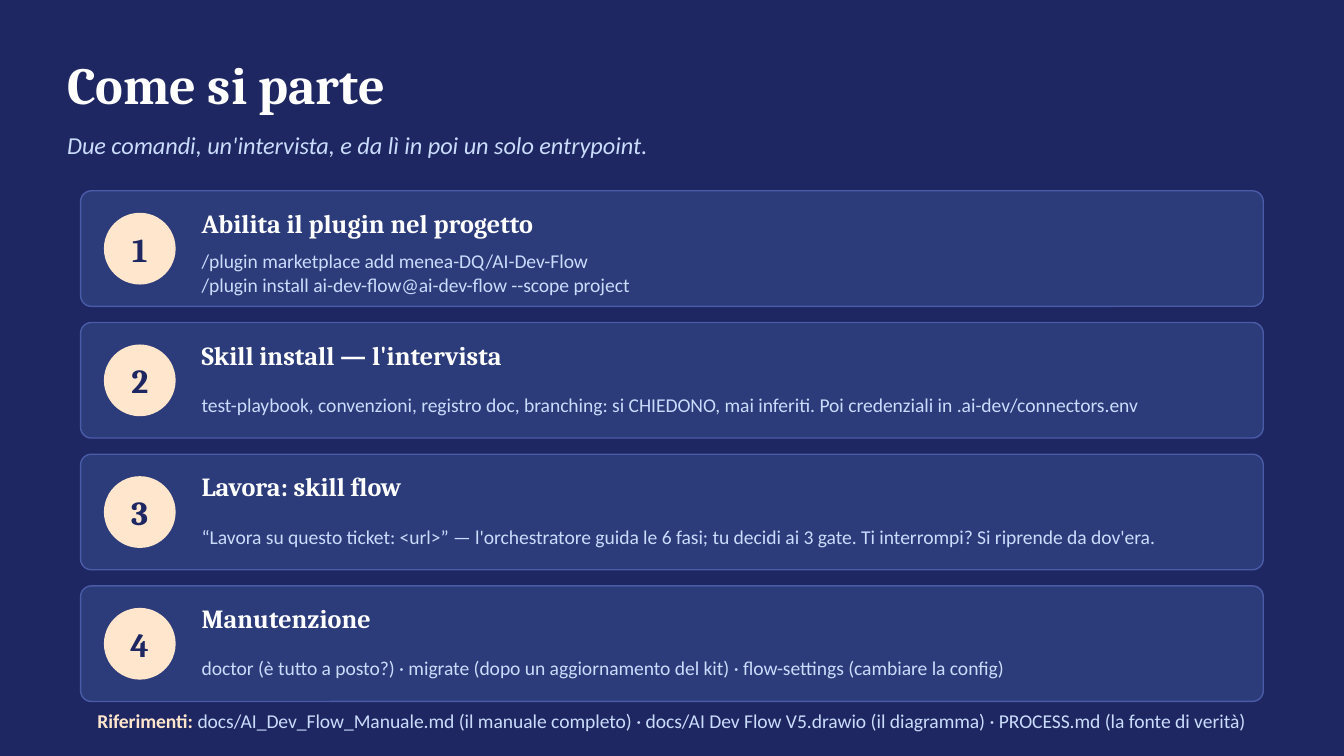
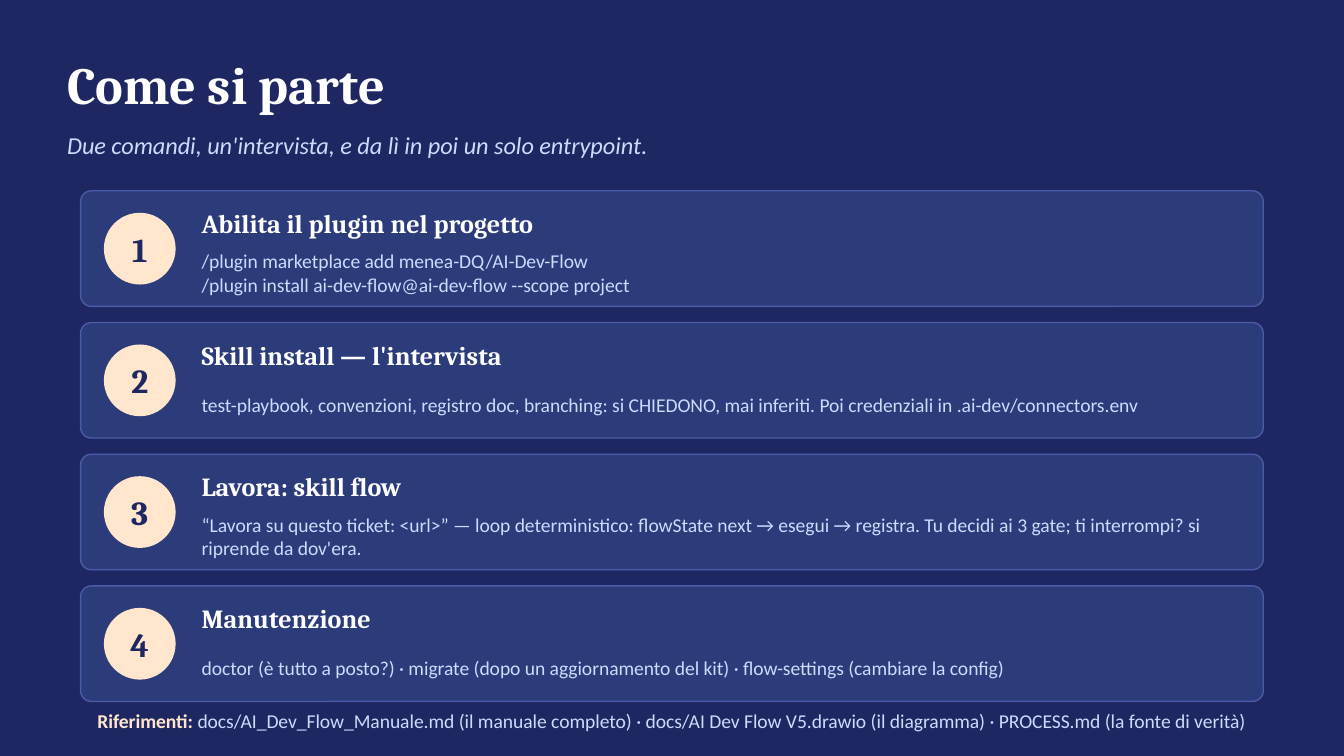
Before and after one commit to menea-DQ/AI-Dev-Flow, a slide deck: slide 13 of docs/AI_Dev_Flow_Presentazione_Team.pptx. Drawn at 1344x756 pixels with LibreOffice and Linux fonts; fonts in the diff are those of the drawing. Boxes give left, top, right and bottom in pixels: in the first picture for what was removed or moved away, otherwise in the second. Text is boxed around its words. In the diff, an @@ line names an element or a change of style, - is before the commit and + after.

Commit message:
0.0.8: sequencer deterministico + abbandono governato (anti-SPOF cognitivo)
- flowState.mjs next: il prossimo passo è funzione dei fatti registrati, non del
  giudizio dell'LLM (prima condizione non soddisfatta = prossimo passo, con azione e
  comando di registrazione). La skill flow diventa un loop next->esegui->registra:
  la DIREZIONE del flusso è codice, l'enforcement resta agli hook (choreography),
  all'orchestratore restano solo lavoro cognitivo e dialogo ai gate.
- Nuovo fatto record-tests-authored (il sequencer ne ha bisogno).
- flowState.mjs abort --reason: abbandono governato con compensazioni (branch da
  eliminare, ticket da annotare, snapshot da ripulire); fase 'aborted' ignorata dagli hook.
- Docs allineate: PROCESS.md (sequencer + abbandono), manuale (razionale SAGA/SPOF in
  3.1, limiti, Appendice), gap analysis (GAP-17 chiuso), README, hooks/README,
  drawio V5, presentazione .pptx. Bump a 0.0.8 (nessuna migrazione: aggiunte additive).

```diff
--- a/docs/AI_Dev_Flow_Presentazione_Team.pptx
+++ b/docs/AI_Dev_Flow_Presentazione_Team.pptx
@@ text at (202, 518, 1200, 558): text changed @@
-“Lavora su questo ticket: <url>” — l'orchestratore guida le 6 fasi; tu decidi ai 3 gate. Ti interrompi? Si riprende da dov'era.
+“Lavora su questo ticket: <url>” — loop deterministico: flowState next → esegui → registra. Tu decidi ai 3 gate; ti interrompi? si riprende da dov'era.
```
Also in this commit, not shown: 1 other slide changed, 14 other files.
